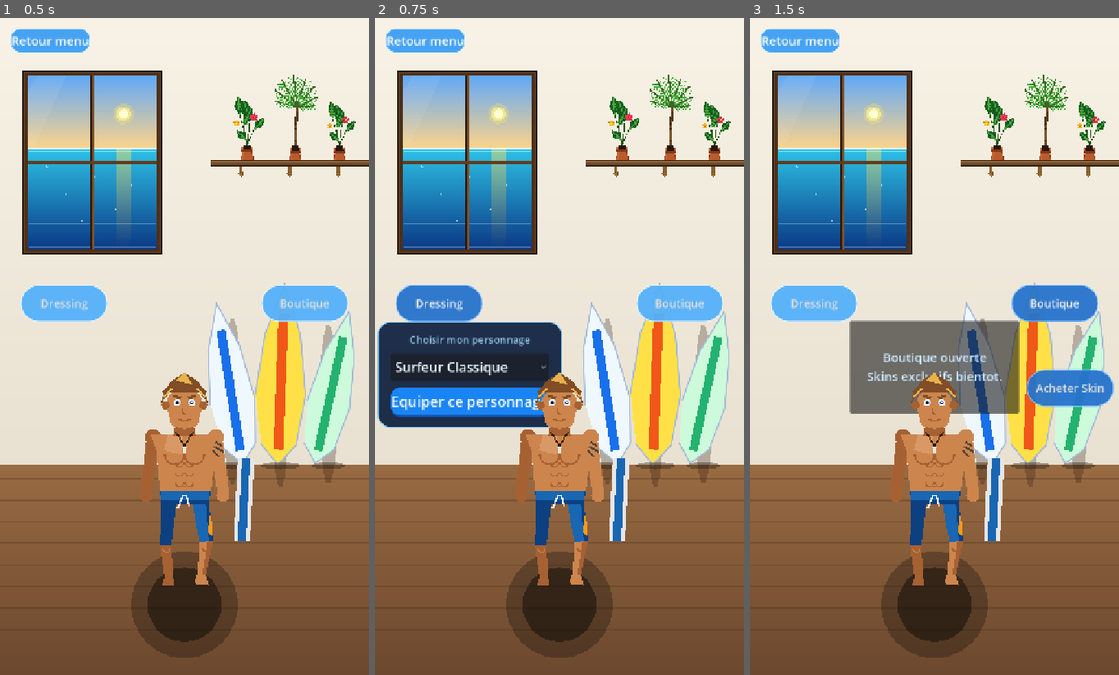
Above: before the commit, frames 1-3 (left to right).
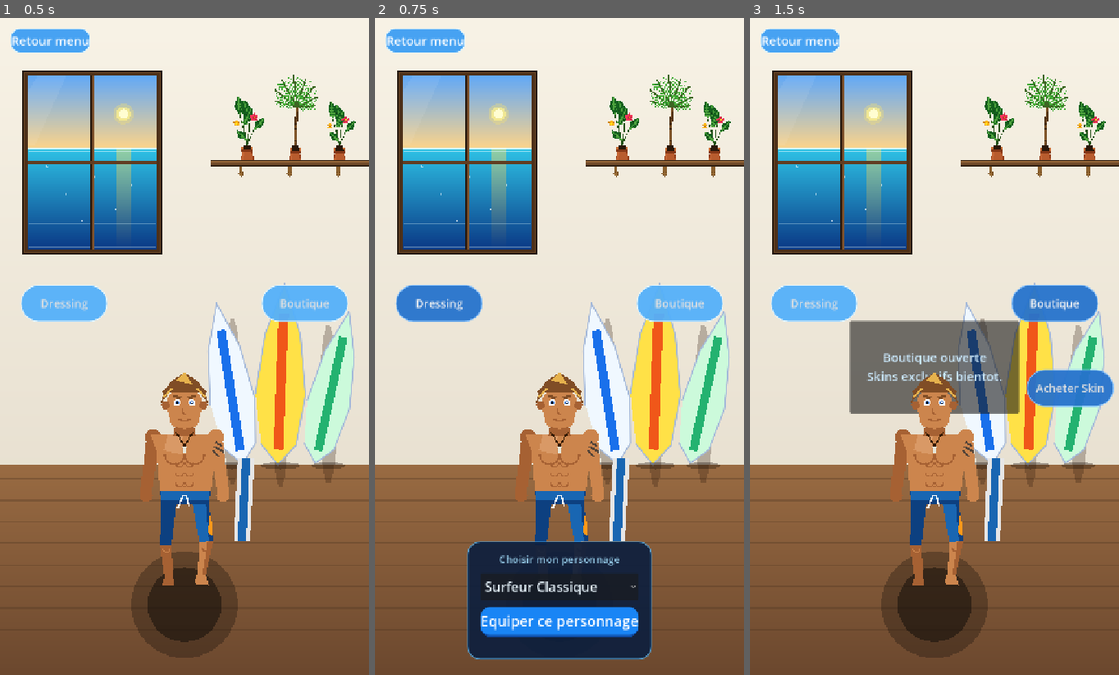
Above: after the commit, the same moments.

Repository: ClemL06/SurfGame
Game: Godot game, scene res://scenes/ui/ShopDressing.tscn
Two runs of this game, one before a commit and one after it. Both use one fixed random seed, a clock stepped at 60 frames per second and the inputs below. This scene is started directly instead of the project's main scene.
Inputs:
- Up to frame 1 (0.5 s): no input
- Up to frame 2 (0.75 s): click "Dressing" at 0.5 s
- Up to frame 3 (1.5 s): click "Boutique" at 1.25 s

Frame 1 is identical in both runs. In frame 2, 17% of the frame differs, in the area x 0-76%, y 46-98%; in frame 3, nothing differs.

Commit message:
bouton dressing choisir le skin

Diff:
--- a/nouveau-projet-de-jeu/scenes/ui/ShopDressing.tscn
+++ b/nouveau-projet-de-jeu/scenes/ui/ShopDressing.tscn
@@ -141,15 +141,16 @@
 [node name="DressingPanel" type="PanelContainer" parent="."]
 unique_name_in_owner = true
 layout_mode = 1
-anchors_preset = 8
-anchor_left = 0.5
-anchor_top = 0.5
-anchor_right = 0.5
-anchor_bottom = 0.5
-offset_left = -340.0
-offset_top = -40.0
-offset_right = -10.0
-offset_bottom = 150.0
+anchors_preset = 7
+anchor_left = 0.5
+anchor_top = 1.0
+anchor_right = 0.5
+anchor_bottom = 1.0
+offset_left = -180.0
+offset_top = -260.0
+offset_right = 180.0
+offset_bottom = -30.0
+z_index = 100
 theme_override_styles/panel = SubResource("StyleBoxFlat_dressing_panel")
 
 [node name="DressingMargin" type="MarginContainer" parent="DressingPanel"]
